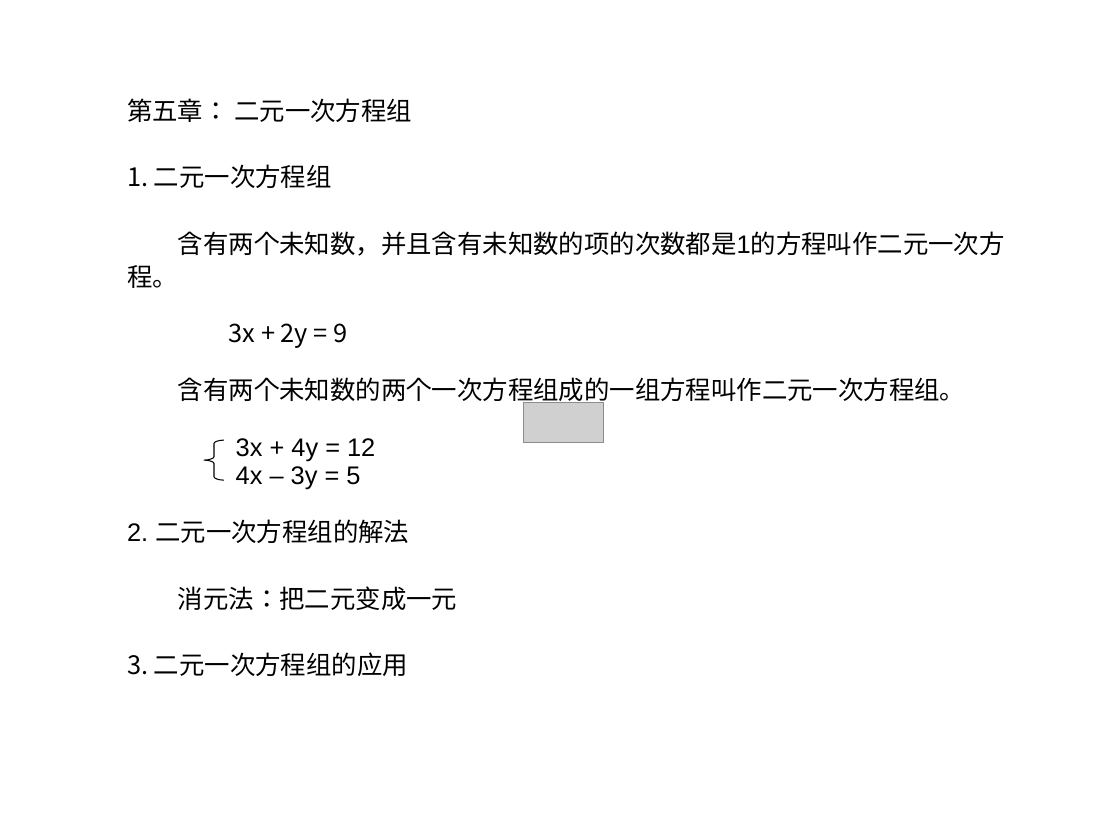
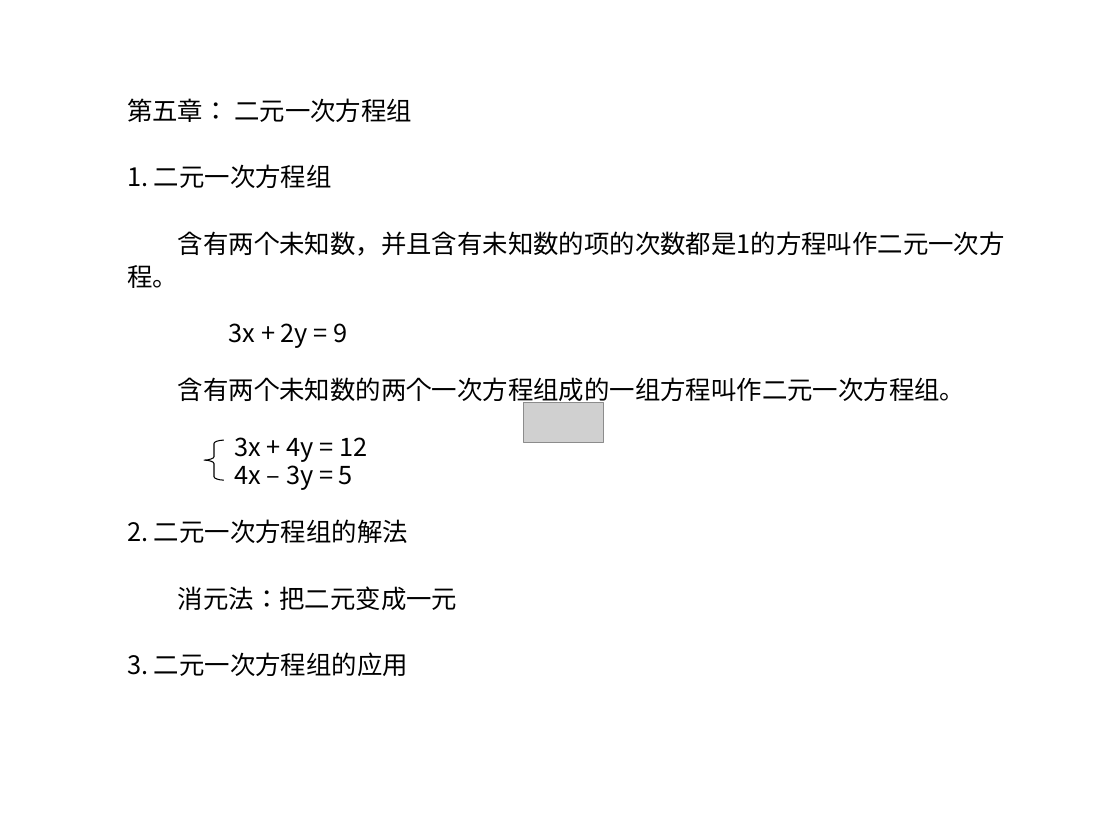
Before and after one commit to ericzhang/english-math, a slide deck: slide 1 of math/grade-7-下/7下数学人教版-unit-8-二元一次方程组.ppt. Drawn at 1120x840 pixels with LibreOffice and Linux fonts; fonts in the diff are those of the drawing; grey boxes stand for pictures. Boxes give left, top, right and bottom in pixels: in the first picture for what was removed or moved away, otherwise in the second. Text is boxed around its words. In the diff, an @@ line names an element or a change of style, - is before the commit and + after.

```diff
--- a/math/grade-7-下/7下数学人教版-unit-8-二元一次方程组.ppt
+++ b/math/grade-7-下/7下数学人教版-unit-8-二元一次方程组.ppt
@@ text at box(127, 231, 1005, 543): font Arial to Noto Sans CJK SC in "含有两个未知数，并且含有未知数的项的次数都是1的方程叫作二元一次方程。", "3x + 4y = 12", "4x – 3y = 5", "2." @@
```
Also in this commit, not shown: 7 slides added, 34 other files.
